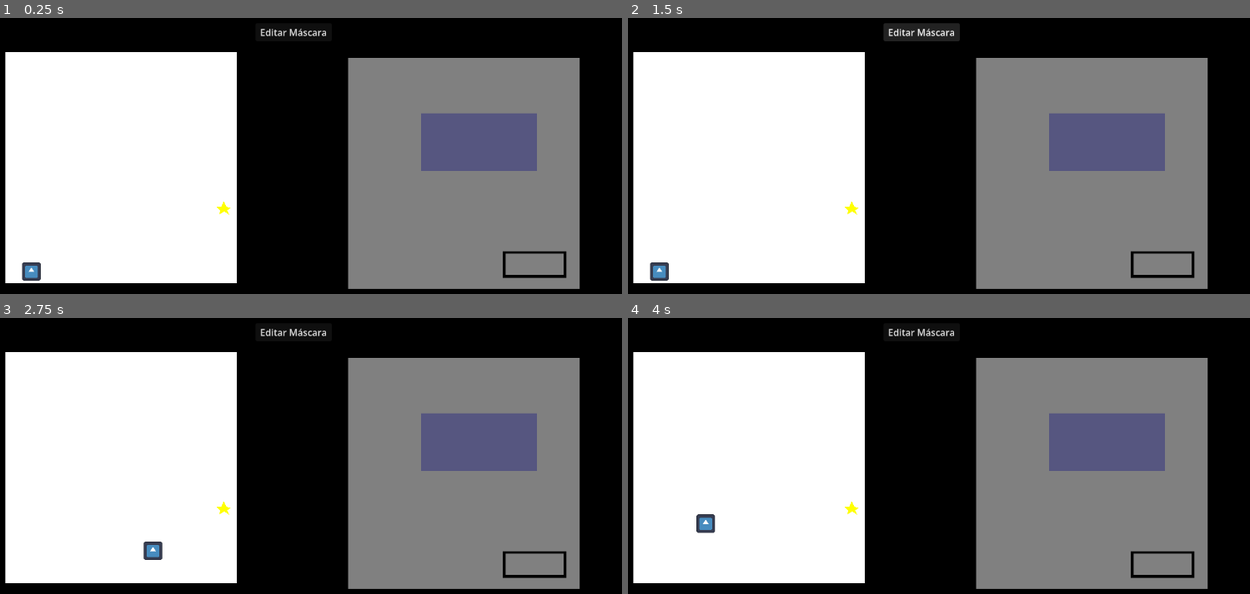
Above: before the commit, frames 1-4 (two rows, left to right).
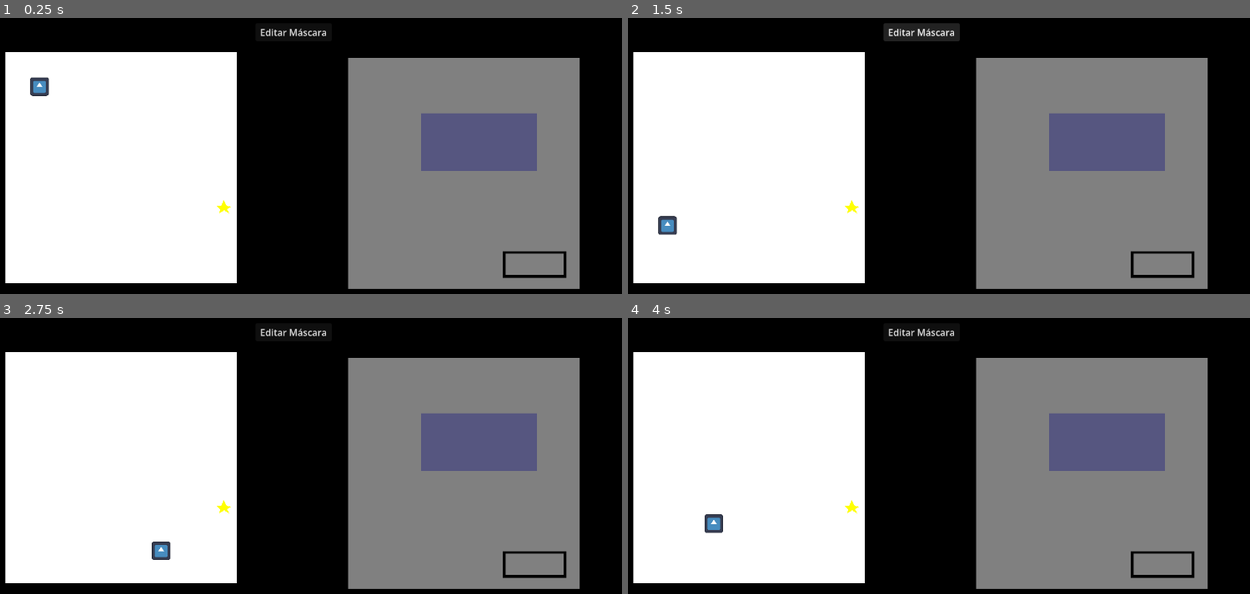
Above: after the commit, the same moments.

Repository: JuanFdS/ggj2026
Game: Godot game, scene res://screens/game_scenes/pruebita.tscn
The game is run twice, just before and just after one commit, with the same random seed, the same clock (stepped at 60 frames per second) and the same inputs. The engine's default icon, where the game draws it, is replaced by a stand-in: a white triangle on a blue panel in a dark square.
Inputs (mouse positions are in pixels of both pictures, inside the frame that each line leads up to):
- Up to frame 1 (0.25 s): no input
- Up to frame 2 (1.5 s): click "Editar Máscara" at 0.5 s; click "Aplicar Máscara" at 1.25 s
- Up to frame 3 (2.75 s): tap Enter (ui_accept) at 2, 2.27 s; move the mouse to (435, 442) at 2.02 s; hold Right (ui_right) from 2.03 s (still down); click (435, 442) at 2.1 s
- Up to frame 4 (4 s): release Right (ui_right) at 2.75 s; drag from (783, 480) to (1106, 442) at 2.77 s; tap Enter (ui_accept) at 3.5 s; move the mouse to (982, 378) at 3.52 s; hold Left (ui_left) from 3.53 s (still down); tap 1 at 3.6 s

The runs differ from the first frame. In frame 1, 0.4% of the frame differs, in the area x 3-38%, y 21-96%; in frame 2, 0.4%; in frame 3, 0.3%; in frame 4, 0.3%.

Commit message:
Se puede mover de layer a mask cosas. Una demenciaaaa

Diff:
--- a/scenes/player/player.gd
+++ b/scenes/player/player.gd
@@ -6,6 +6,8 @@
 
 
 func _physics_process(delta: float) -> void:
+	if !get_parent().is_in_group("layer"):
+		return
 	# Add the gravity.
 	if not is_on_floor():
 		velocity += get_gravity() * delta
--- a/screens/game_scenes/layer.gd
+++ b/screens/game_scenes/layer.gd
@@ -1,7 +1,6 @@
 extends Node2D
 
 var occluded_bodies: Array[Node] = []
-var received_bodies: Array[Node] = []
 
 func apply_mask(bodies):
 	for thing: Node in (%PreviewArea.get_overlapping_bodies() + %PreviewArea.get_overlapping_areas()):
@@ -12,13 +11,16 @@
 		var duplicated_body = body.duplicate()
 		add_child(duplicated_body)
 		duplicated_body.position = body.position
-		received_bodies.push_back(duplicated_body)
+		body.queue_free()
 
 func unapply_mask():
 	for body: Node in occluded_bodies:
 		body.process_mode = Node.PROCESS_MODE_INHERIT
 		body.visible = true
 	occluded_bodies.clear()
-	for body in received_bodies:
-		body.queue_free()
-	received_bodies.clear()
+
+	for thing: Node in (%PreviewArea.get_overlapping_bodies() + %PreviewArea.get_overlapping_areas()):
+		var duplicated_thing = thing.duplicate()
+		%Mask.add_child(duplicated_thing)
+		duplicated_thing.position = thing.position
+		thing.queue_free()
--- a/screens/game_scenes/mask.gd
+++ b/screens/game_scenes/mask.gd
@@ -11,6 +11,7 @@
 
 var state = State.Playing
 @onready var preview: Sprite2D = %Preview
+@onready var layer_preview: Sprite2D = %LayerPreview
 
 func _ready() -> void:
 	_change_state(State.Playing)
@@ -19,6 +20,7 @@
 func _process(delta: float) -> void:
 	if Input.is_action_just_pressed("toggle_mask"):
 		toggle_mask()
+	%LayerPreviewMask.position = %MaskSelection.position
 
 func toggle_mask():
 	match state:
@@ -44,6 +46,7 @@
 			self.modulate = Color(0.5,0.5,0.5)
 			mask_button.text = "Editar Máscara"
 			preview.visible = false
+			layer_preview.visible = true
 			%MaskSelection.process_mode = Node.PROCESS_MODE_DISABLED
 			%Layer.process_mode = Node.PROCESS_MODE_INHERIT
 		State.Masking:
@@ -51,5 +54,6 @@
 			self.modulate = Color.WHITE
 			mask_button.text = "Aplicar Máscara"
 			preview.visible = true
+			layer_preview.visible = false
 			%MaskSelection.process_mode = Node.PROCESS_MODE_INHERIT
 			%Layer.process_mode = Node.PROCESS_MODE_DISABLED
--- a/screens/game_scenes/pruebita.tscn
+++ b/screens/game_scenes/pruebita.tscn
@@ -78,6 +78,21 @@
 [sub_resource type="GradientTexture2D" id="GradientTexture2D_v73ld"]
 gradient = SubResource("Gradient_dg2up")
 
+[sub_resource type="CanvasItemMaterial" id="CanvasItemMaterial_n54bx"]
+light_mode = 2
+
+[sub_resource type="ViewportTexture" id="ViewportTexture_n54bx"]
+viewport_path = NodePath("CanvasLayer2/SubViewportContainer/SubViewport")
+
+[sub_resource type="Gradient" id="Gradient_n54bx"]
+offsets = PackedFloat32Array(0)
+colors = PackedColorArray(1, 1, 1, 1)
+
+[sub_resource type="GradientTexture2D" id="GradientTexture2D_gvio3"]
+gradient = SubResource("Gradient_n54bx")
+width = 200
+height = 100
+
 [sub_resource type="Gradient" id="Gradient_2m1qm"]
 offsets = PackedFloat32Array(0.58709675)
 colors = PackedColorArray(0.5294118, 0.5294118, 1, 0.6862745)
@@ -102,7 +117,7 @@
 scale = Vector2(22.265625, 12.874999)
 texture = SubResource("GradientTexture2D_y5ptm")
 
-[node name="Layer" type="Node2D" parent="." unique_id=105627276]
+[node name="Layer" type="Node2D" parent="." unique_id=105627276 groups=["layer"]]
 unique_name_in_owner = true
 position = Vector2(87, 134)
 script = ExtResource("1_dg2up")
@@ -133,7 +148,7 @@
 shape = SubResource("WorldBoundaryShape2D_2m1qm")
 
 [node name="CharacterBody2D" type="CharacterBody2D" parent="Layer" unique_id=234132978]
-position = Vector2(45, 365)
+position = Vector2(59, 31)
 collision_layer = 3
 collision_mask = 2147483649
 script = ExtResource("1_jg18i")
@@ -147,7 +162,7 @@
 
 [node name="Goal" type="Area2D" parent="Layer" unique_id=627322292]
 unique_name_in_owner = true
-position = Vector2(377, 271)
+position = Vector2(377, 269)
 collision_mask = 2
 script = ExtResource("4_2br0v")
 
@@ -161,6 +176,7 @@
 
 [node name="Preview" type="Sprite2D" parent="Layer" unique_id=1110395595]
 unique_name_in_owner = true
+z_index = 1
 material = SubResource("CanvasItemMaterial_y5ptm")
 texture = SubResource("ViewportTexture_y5ptm")
 centered = false
@@ -191,6 +207,7 @@
 text = "Aplicar Máscara"
 
 [node name="Mask" type="Node2D" parent="." unique_id=384021872]
+unique_name_in_owner = true
 position = Vector2(679, 144)
 script = ExtResource("3_2m1qm")
 
@@ -213,8 +230,21 @@
 scale = Vector2(1.5703118, 0.578125)
 texture = SubResource("GradientTexture2D_v73ld")
 
+[node name="LayerPreview" type="Sprite2D" parent="Mask" unique_id=1890886365]
+unique_name_in_owner = true
+z_index = 1
+material = SubResource("CanvasItemMaterial_n54bx")
+texture = SubResource("ViewportTexture_n54bx")
+centered = false
+
+[node name="LayerPreviewMask" type="PointLight2D" parent="Mask" unique_id=202915104]
+unique_name_in_owner = true
+energy = 0.0
+texture = SubResource("GradientTexture2D_gvio3")
+
 [node name="MaskSelection" type="Node2D" parent="Mask" unique_id=2110519118]
 unique_name_in_owner = true
+z_index = 1
 position = Vector2(226, 146)
 script = ExtResource("3_x4ba3")
 MOVE_SPEED = null
@@ -252,6 +282,31 @@
 [node name="MaskCamera" type="Camera2D" parent="CanvasLayer/SubViewportContainer/SubViewport" unique_id=2107362031]
 unique_name_in_owner = true
 offset = Vector2(679, 144)
+anchor_mode = 0
+process_callback = 0
+
+[node name="CanvasLayer2" type="CanvasLayer" parent="." unique_id=349716207]
+layer = -1
+
+[node name="SubViewportContainer" type="SubViewportContainer" parent="CanvasLayer2" unique_id=1951153838]
+anchors_preset = 15
+anchor_right = 1.0
+anchor_bottom = 1.0
+offset_right = -552.0
+offset_bottom = -148.0
+grow_horizontal = 2
+grow_vertical = 2
+
+[node name="SubViewport" type="SubViewport" parent="CanvasLayer2/SubViewportContainer" unique_id=48825315]
+transparent_bg = true
+handle_input_locally = false
+size = Vector2i(400, 400)
+render_target_update_mode = 4
+script = ExtResource("6_v73ld")
+
+[node name="LayerCamera" type="Camera2D" parent="CanvasLayer2/SubViewportContainer/SubViewport" unique_id=816684468]
+unique_name_in_owner = true
+offset = Vector2(87, 134)
 anchor_mode = 0
 process_callback = 0
 
